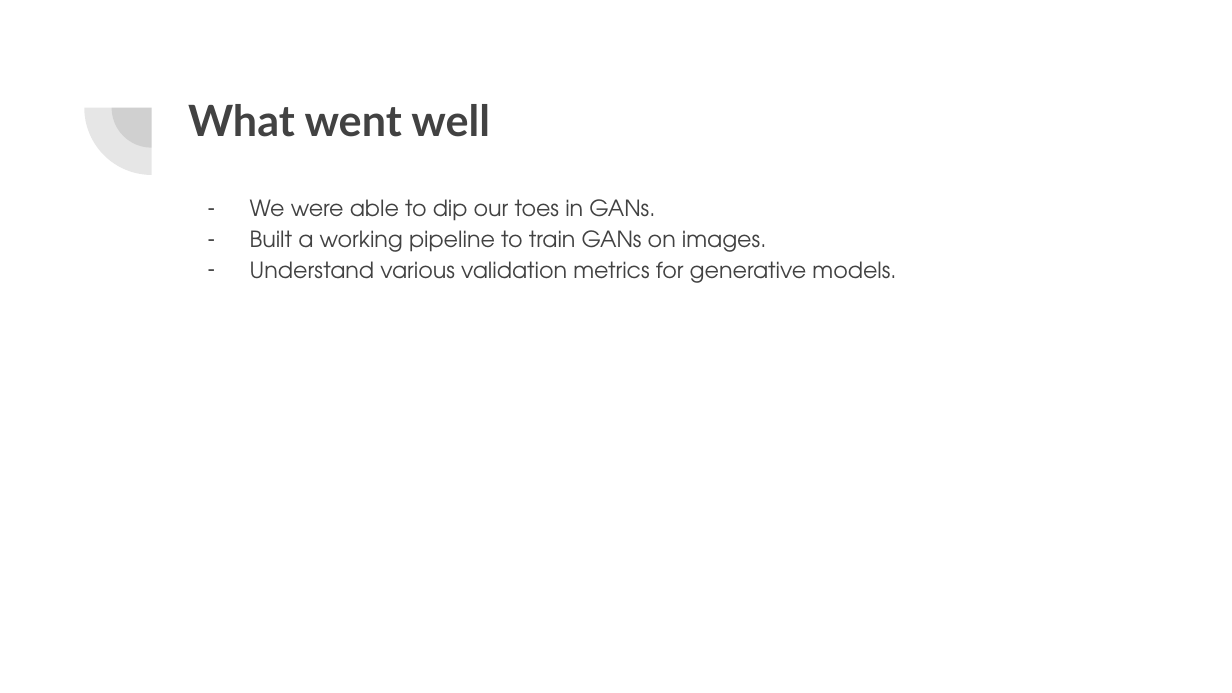
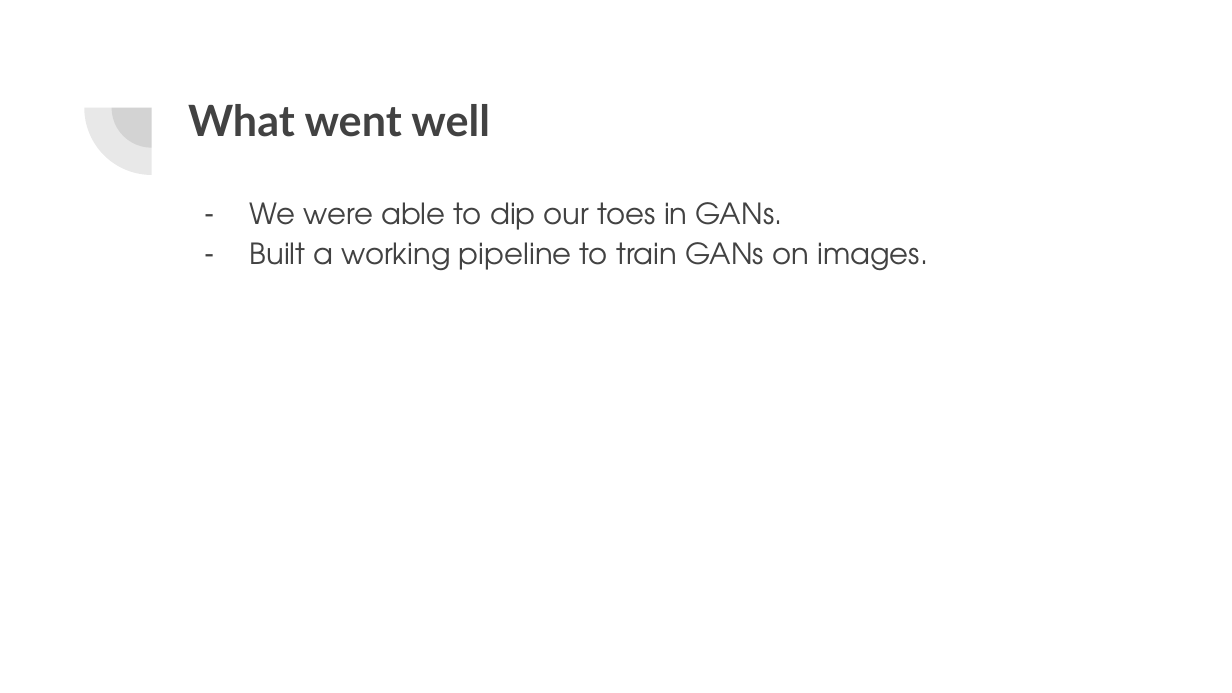
Before and after one commit to SrividyaKirti/Generative_dog_images, a slide deck: slide 8 of Slides_GANs.pptx (slide 4 before the commit). Drawn at 1232x693 pixels with LibreOffice and Linux fonts; fonts in the diff are those of the drawing. Boxes give left, top, right and bottom in pixels: in the first picture for what was removed or moved away, otherwise in the second. Text is boxed around its words. In the diff, an @@ line names an element or a change of style, - is before the commit and + after.

```diff
--- a/Slides_GANs.pptx
+++ b/Slides_GANs.pptx
@@ text "We were able to dip ..." at <box>250,202,928,270</box>: size 13 to 17 pt; indent changed @@
@@ text at <box>250,261,896,283</box>: paragraph removed @@
-– Understand various validation metrics for generative models.
```
Also in this commit, not shown: 3 other slides changed, 5 slides added, 1 slide removed, 2 other files.
